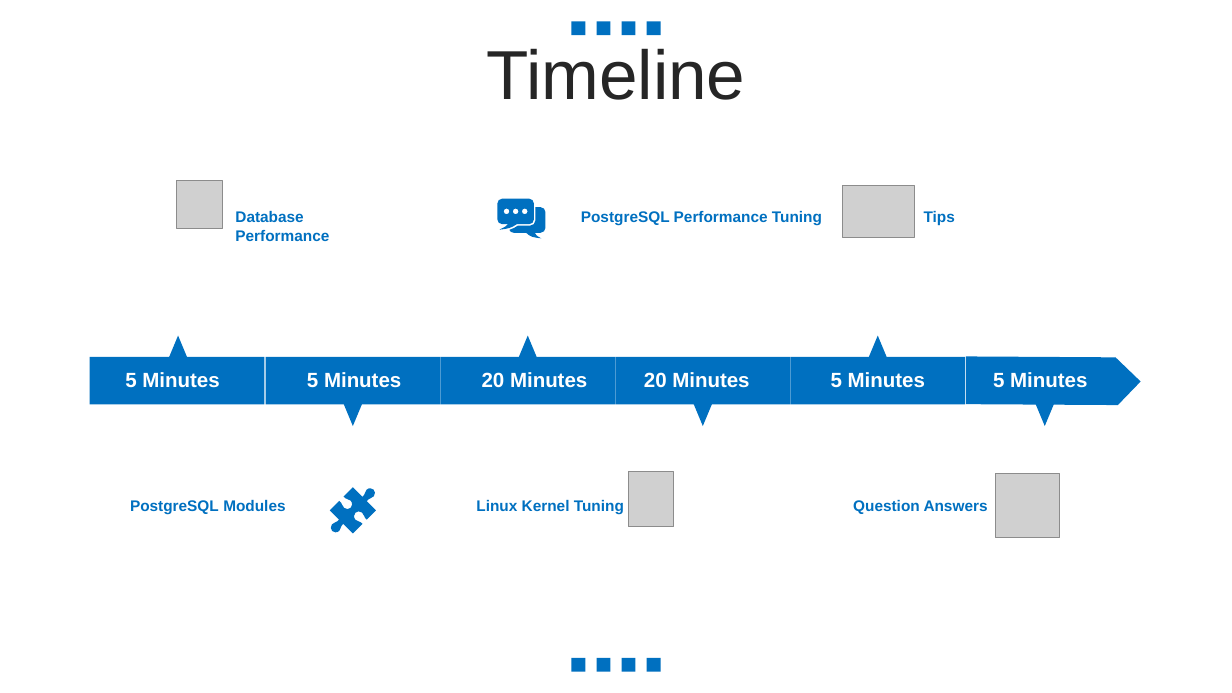
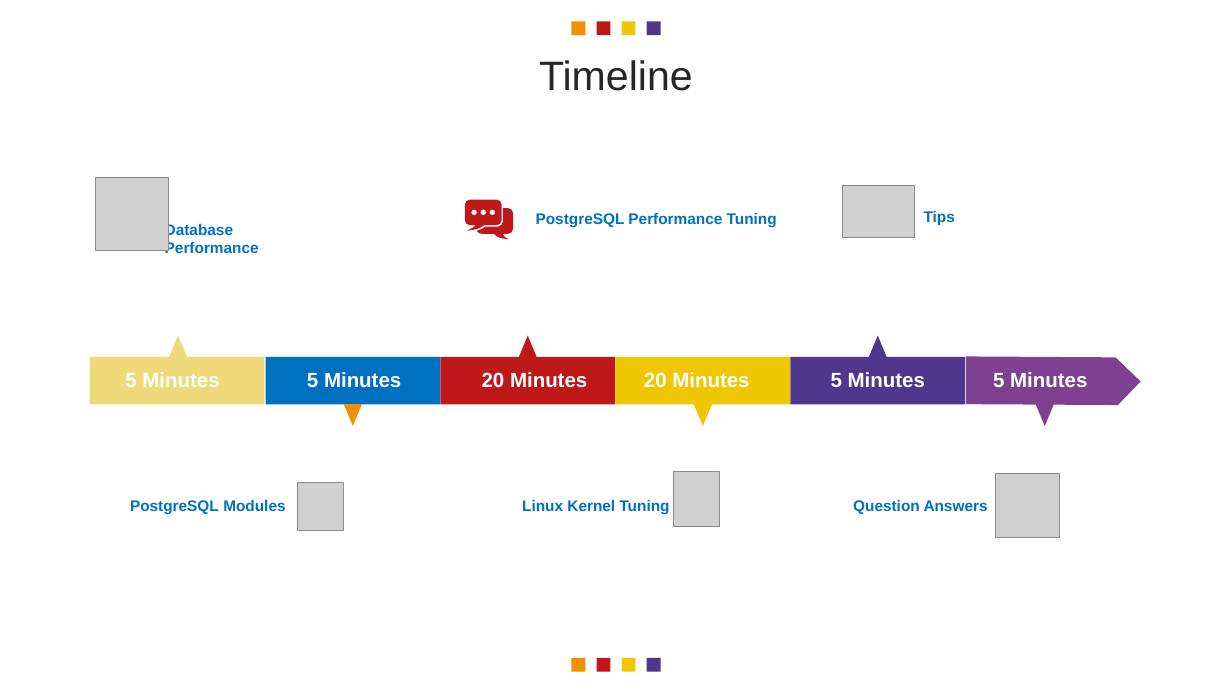
Before and after one commit to ibrarahmad/PostgreSQLTalks, a slide deck: slide 4 of Conferences/PostgreSQL Conf Asia -2020[Online]/Performance-Tuning.pptx. Drawn at 1232x693 pixels with LibreOffice and Linux fonts; fonts in the diff are those of the drawing; grey boxes stand for pictures. Boxes give left, top, right and bottom in pixels: in the first picture for what was removed or moved away, otherwise in the second. Text is boxed around its words. In the diff, an @@ line names an element or a change of style, - is before the commit and + after.

```diff
--- a/Conferences/PostgreSQL Conf Asia -2020[Online]/Performance-Tuning.pptx
+++ b/Conferences/PostgreSQL Conf Asia -2020[Online]/Performance-Tuning.pptx
@@ text "Timeline" at box(539, 60, 693, 91): size 54 to 32 pt; less space between paragraphs @@
@@ picture added at box(96, 177, 169, 250) @@
@@ freeform shape: place and size @@
-freeform shape at box(497, 199, 545, 238)
+freeform shape at box(465, 200, 513, 239)
@@ text "PostgreSQL Performance Tuning": place and size @@
-text "PostgreSQL Performance Tuning" at box(581, 211, 822, 226)
+text "PostgreSQL Performance Tuning" at box(536, 213, 777, 228)
@@ text "Database Performance": place and size @@
-text "Database Performance" at box(235, 211, 329, 241)
+text "Database Performance" at box(165, 222, 259, 253)
@@ freeform shape at box(942, 282, 1141, 481): fill #0070C0 to #7E4191 @@
@@ rectangle at box(90, 357, 264, 404): fill #0070C0 to #EFD979 @@
@@ triangle at box(169, 335, 188, 358): fill #0070C0 to #EFD979 @@
@@ triangle at box(1036, 404, 1055, 426): fill #0070C0 to #7E4191 @@
@@ freeform shape removed at box(321, 479, 385, 543) @@
@@ picture: place and size @@
-picture at box(628, 472, 675, 527)
+picture at box(674, 472, 720, 527)
@@ picture: place and size @@
-picture at box(177, 181, 223, 228)
+picture at box(298, 483, 344, 531)
@@ text "Linux Kernel Tuning": place and size @@
-text "Linux Kernel Tuning" at box(476, 500, 624, 515)
+text "Linux Kernel Tuning" at box(522, 500, 669, 515)
@@ fill #0070C0 to #EF9000 in 3 elements at box(344, 404, 362, 426), box(571, 21, 585, 35), box(571, 658, 585, 672) @@
@@ fill #0070C0 to #BE1818 in 5 elements at box(441, 357, 616, 404), box(518, 335, 537, 358), box(465, 200, 513, 239), box(597, 21, 611, 35), box(597, 658, 611, 672) @@
@@ fill #0070C0 to #EFC700 in 4 elements at box(616, 357, 790, 404), box(694, 404, 713, 426), box(622, 21, 636, 35), box(622, 658, 636, 672) @@
@@ fill #0070C0 to #4E378C in 4 elements at box(791, 357, 966, 404), box(869, 335, 887, 358), box(647, 21, 661, 35), box(647, 658, 661, 672) @@
```
Also in this commit, not shown: 34 other slides changed, 2 slides added, 2 slides removed, 1 other file.
